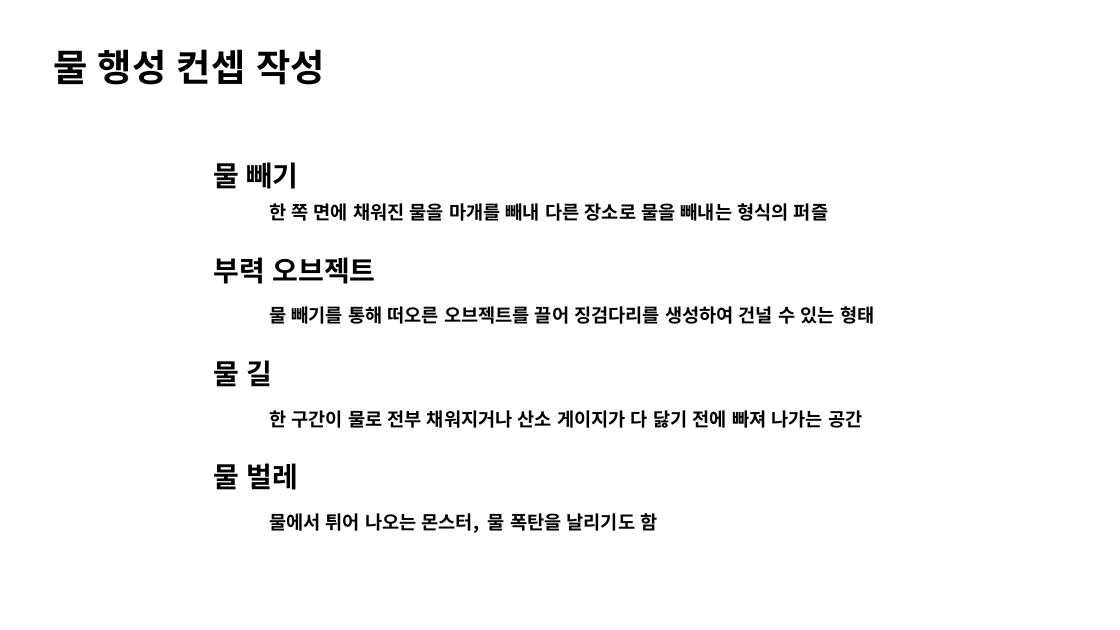
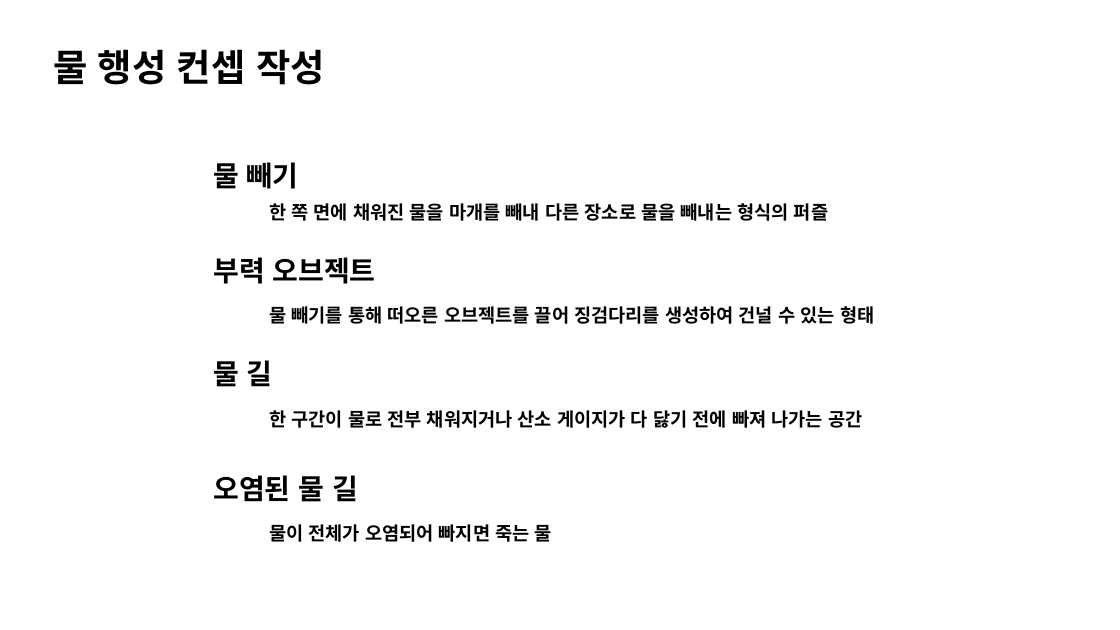
Before and after one commit to YDGYDGYDG/TeamHolyShit, a slide deck: slide 1 of 개인작업폴더/김나연/물행성.pptx. Drawn at 1120x630 pixels with LibreOffice and Linux fonts; fonts in the diff are those of the drawing. Boxes give left, top, right and bottom in pixels: in the first picture for what was removed or moved away, otherwise in the second. Text is boxed around its words. In the diff, an @@ line names an element or a change of style, - is before the commit and + after.

```diff
--- a/개인작업폴더/김나연/물행성.pptx
+++ b/개인작업폴더/김나연/물행성.pptx
@@ text removed at box(213, 463, 299, 490) @@
-물 벌레
@@ text added at box(213, 475, 358, 502), 24 pt, text #000000, bold @@
+오염된 물 길
@@ text removed at box(269, 513, 657, 533) @@
-물에서 튀어 나오는 몬스터, 물 폭탄을 날리기도 함
@@ text added at box(269, 524, 552, 542), 16 pt, text #000000, bold @@
+물이 전체가 오염되어 빠지면 죽는 물
```
Also in this commit, not shown: 1 other slide changed, 3 slides added, 2 other files.
